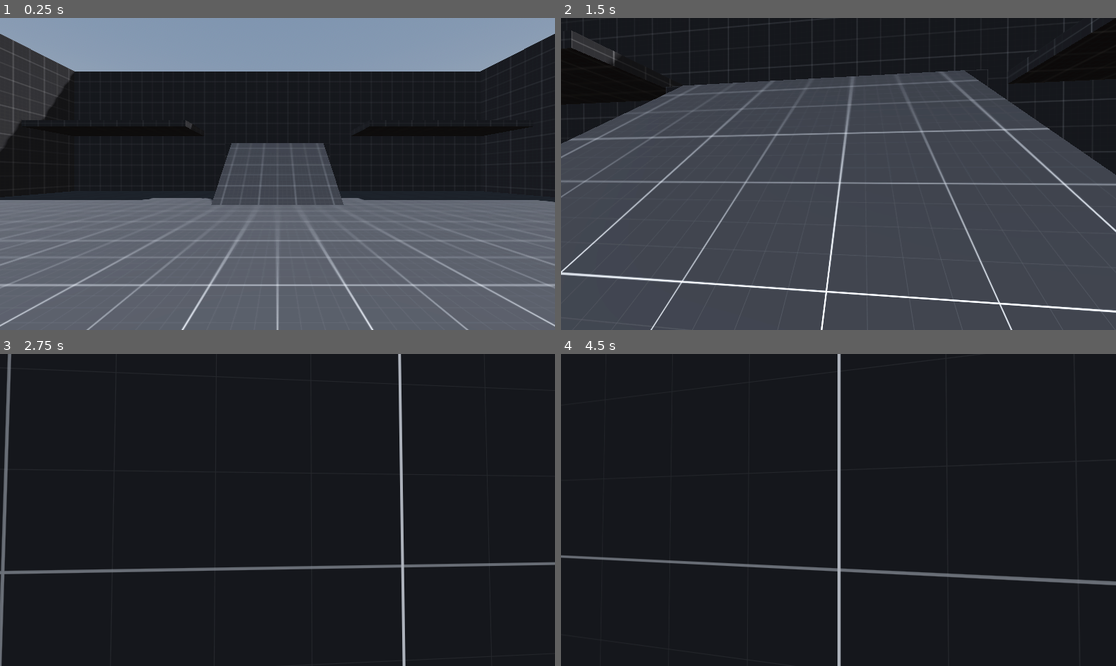
Above: before the commit, frames 1-4 (two rows, left to right).
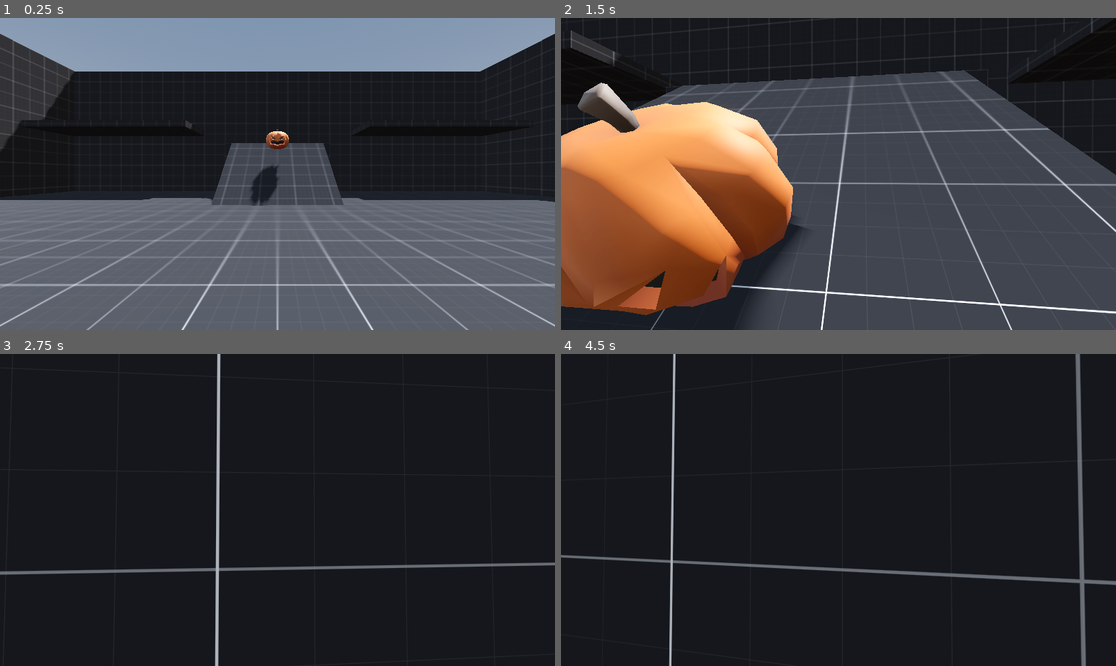
Above: after the commit, the same moments.

Repository: RickvanLoo/GDTV-Halloween-Jam-2025
Game: Godot game, scene res://Levels/Main/L_Main.tscn
Same seed, same stepped clock (60 frames per second), same inputs: the game is played once before the commit and once after it.
Inputs (mouse positions are in pixels of both pictures, inside the frame that each line leads up to):
- Up to frame 1 (0.25 s): no input
- Up to frame 2 (1.5 s): move the mouse to (866, 174) at 0.52 s; hold Shift (sprint) 0.53-1.28 s; hold W (move_forward) from 0.53 s (still down); click (866, 174) at 0.67 s; tap Space (jump) at 0.77 s; move the mouse to (810, 174) at 1.27 s; tap Shift (sprint) at 1.35 s
- Up to frame 3 (2.75 s): keep holding W (move_forward); tap Space (jump) at 1.52 s; move the mouse to (288, 503) at 2.02 s; hold Shift (sprint) from 2.03 s (still down)
- Up to frame 4 (4.5 s): keep holding W (move_forward); move the mouse to (832, 516) at 2.77 s; release Shift (sprint) at 2.78 s; tap Shift (sprint) at 2.85, 4.35 s; click (832, 516) at 2.92 s; tap Space (jump) at 3.02, 3.77 s; move the mouse to (877, 513) at 3.52 s; hold Shift (sprint) 3.53-4.28 s; move the mouse to (794, 506) at 4.27 s

The runs differ from the first frame. In frame 1, 0.6% of the frame differs, in the area x 2-98%, y 7-61%; in frame 2, 28%, in the area x 0-100%, y 4-100%; in frame 3, 2.4%; in frame 4, 2.4%.

Commit message:
Add HalloWeenBits

Diff:
--- a/Levels/Main/L_Main.tscn
+++ b/Levels/Main/L_Main.tscn
@@ -1,10 +1,11 @@
-[gd_scene load_steps=25 format=3 uid="uid://d2vgv6ie0v40s"]
+[gd_scene load_steps=27 format=3 uid="uid://d2vgv6ie0v40s"]
 
 [ext_resource type="Script" uid="uid://cfkfntxeg2qe6" path="res://Levels/Main/L_Main.gd" id="1_km1jj"]
 [ext_resource type="PackedScene" uid="uid://bdupkh0grwy27" path="res://Player/Player.tscn" id="1_qgept"]
 [ext_resource type="PackedScene" uid="uid://ctkc7yqdqdtao" path="res://Levels/Main/Geometry/Floor.tscn" id="1_yb0tt"]
 [ext_resource type="PackedScene" uid="uid://cdn7d5mxwdyks" path="res://Levels/Main/Geometry/Wall.tscn" id="3_jw8hm"]
 [ext_resource type="Material" uid="uid://sofvlrq3jmka" path="res://Levels/Main/Materials/M_Dark.tres" id="4_m7xar"]
+[ext_resource type="PackedScene" uid="uid://ctmad5g41fewt" path="res://LicensedAssets/KayKit_HalloweenBits_1.0_EXTRA/Assets/gltf/pumpkin_orange_jackolantern.gltf" id="6_ucjps"]
 
 [sub_resource type="BoxMesh" id="BoxMesh_egctf"]
 size = Vector3(8, 4, 4)
@@ -69,6 +70,10 @@
 tonemap_mode = 2
 glow_enabled = true
 
+[sub_resource type="CylinderShape3D" id="CylinderShape3D_ucjps"]
+height = 1.0183105
+radius = 0.77197266
+
 [node name="L_Main" type="Node3D"]
 script = ExtResource("1_km1jj")
 
@@ -78,6 +83,7 @@
 [node name="ArenaGeometry" type="Node3D" parent="."]
 
 [node name="Floor" parent="ArenaGeometry" instance=ExtResource("1_yb0tt")]
+transform = Transform3D(1, 0, 0, 0, 1, 0, 0, 0, 1, -0.000272125, 0.0074492693, -0.0030198097)
 
 [node name="Wall" parent="ArenaGeometry" instance=ExtResource("3_jw8hm")]
 transform = Transform3D(1, 0, 0, 0, 1, 0, 0, 0, 1, 0, 5.75, -20)
@@ -230,3 +236,12 @@
 transform = Transform3D(-0.866025, -0.433013, 0.25, 0, 0.5, 0.866026, -0.5, 0.75, -0.433013, 0, 5, 0)
 shadow_enabled = true
 directional_shadow_max_distance = 250.0
+
+[node name="RigidBody3D" type="RigidBody3D" parent="."]
+transform = Transform3D(1, 0, 0, 0, 1, 0, 0, 0, 1, 0, 3.7884283, -13.050291)
+
+[node name="pumpkin_orange_jackolantern2" parent="RigidBody3D" instance=ExtResource("6_ucjps")]
+
+[node name="CollisionShape3D" type="CollisionShape3D" parent="RigidBody3D"]
+transform = Transform3D(1, 0, 0, 0, 1, 0, 0, 0, 1, 0, 0.62224734, 0)
+shape = SubResource("CylinderShape3D_ucjps")
--- a/project.godot
+++ b/project.godot
@@ -10,7 +10,7 @@
 
 [application]
 
-config/name="First Person Starter"
+config/name="HalloweenJam2025"
 run/main_scene="res://Levels/Main/L_Main.tscn"
 config/features=PackedStringArray("4.5", "Mobile")
 config/icon="res://icon.png"
Binary file added: LicensedAssets/KayKit_HalloweenBits_1.0_EXTRA/Assets/gltf/arch.bin
Not shown, added: LicensedAssets/KayKit_HalloweenBits_1.0_EXTRA/Assets/gltf/arch.gltf
Not shown, added: LicensedAssets/KayKit_HalloweenBits_1.0_EXTRA/Assets/gltf/arch.gltf.import
Binary file added: LicensedAssets/KayKit_HalloweenBits_1.0_EXTRA/Assets/gltf/arch_gate.bin
Not shown, added: LicensedAssets/KayKit_HalloweenBits_1.0_EXTRA/Assets/gltf/arch_gate.gltf
Not shown, added: LicensedAssets/KayKit_HalloweenBits_1.0_EXTRA/Assets/gltf/arch_gate.gltf.import
Binary file added: LicensedAssets/KayKit_HalloweenBits_1.0_EXTRA/Assets/gltf/bench.bin
Not shown, added: LicensedAssets/KayKit_HalloweenBits_1.0_EXTRA/Assets/gltf/bench.gltf
Not shown, added: LicensedAssets/KayKit_HalloweenBits_1.0_EXTRA/Assets/gltf/bench.gltf.import
Binary file added: LicensedAssets/KayKit_HalloweenBits_1.0_EXTRA/Assets/gltf/bench_decorated.bin
Not shown, added: LicensedAssets/KayKit_HalloweenBits_1.0_EXTRA/Assets/gltf/bench_decorated.gltf
Not shown, added: LicensedAssets/KayKit_HalloweenBits_1.0_EXTRA/Assets/gltf/bench_decorated.gltf.import
(and 309 more such lines)
